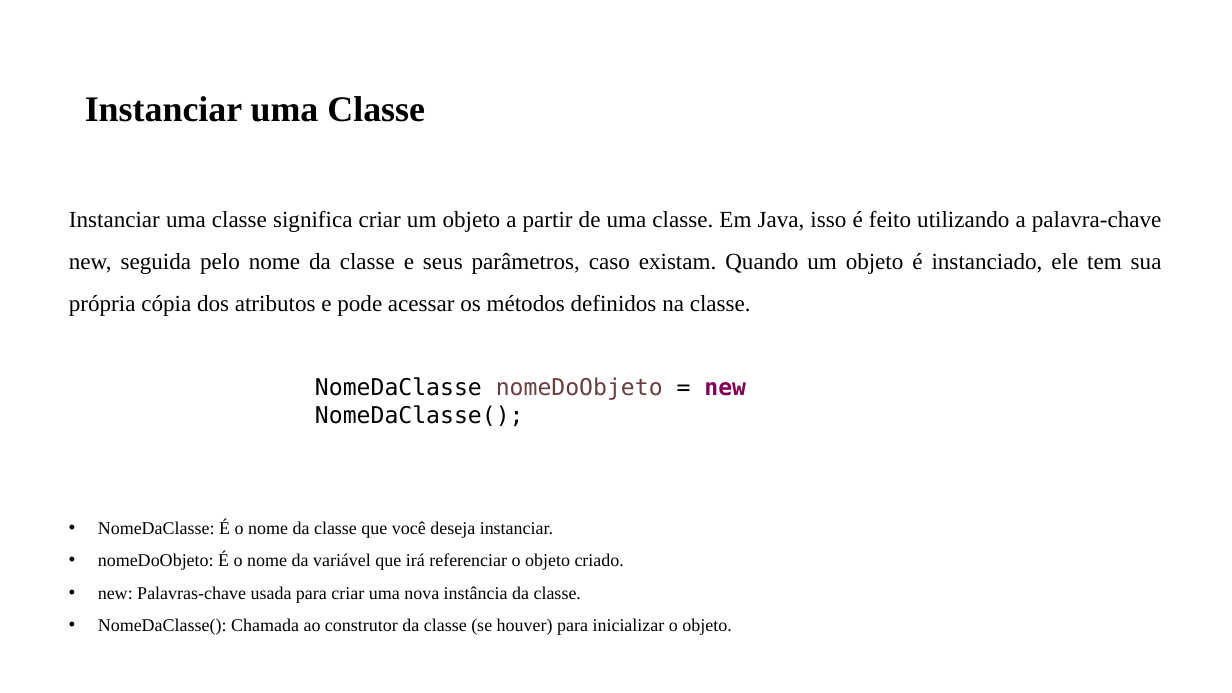
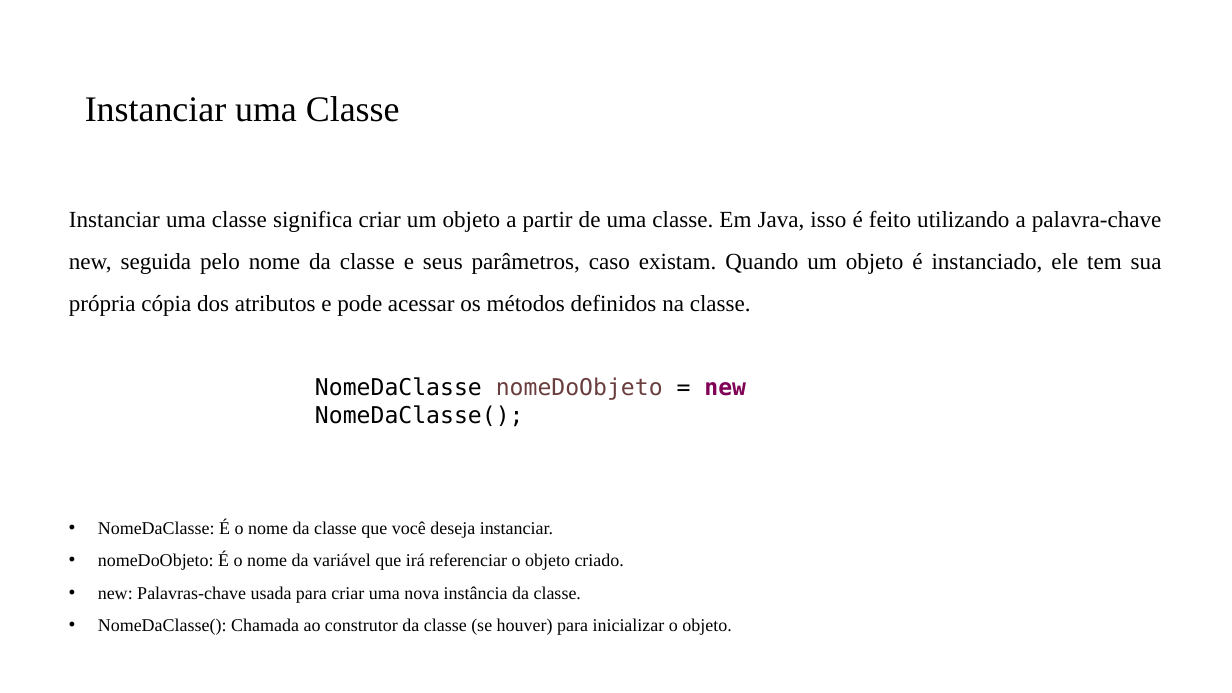
Before and after one commit to PedroMiho/UMC, a slide deck: slide 15 of Projetos de Software/Aula 06 - Introdução à POO/Introdução ao POO.pptx (slide 3 before the commit). Drawn at 1232x693 pixels with LibreOffice and Linux fonts; fonts in the diff are those of the drawing; background and template pictures are left out. Boxes give left, top, right and bottom in pixels: in the first picture for what was removed or moved away, otherwise in the second. Text is boxed around its words. In the diff, an @@ line names an element or a change of style, - is before the commit and + after.

```diff
--- a/Projetos de Software/Aula 06 - Introdução à POO/Introdução ao POO.pptx
+++ b/Projetos de Software/Aula 06 - Introdução à POO/Introdução ao POO.pptx
@@ title "Instanciar uma Classe" at <box>85,96,400,122</box>: bold off @@
```
Also in this commit, not shown: 12 slides added, 13 other files.
